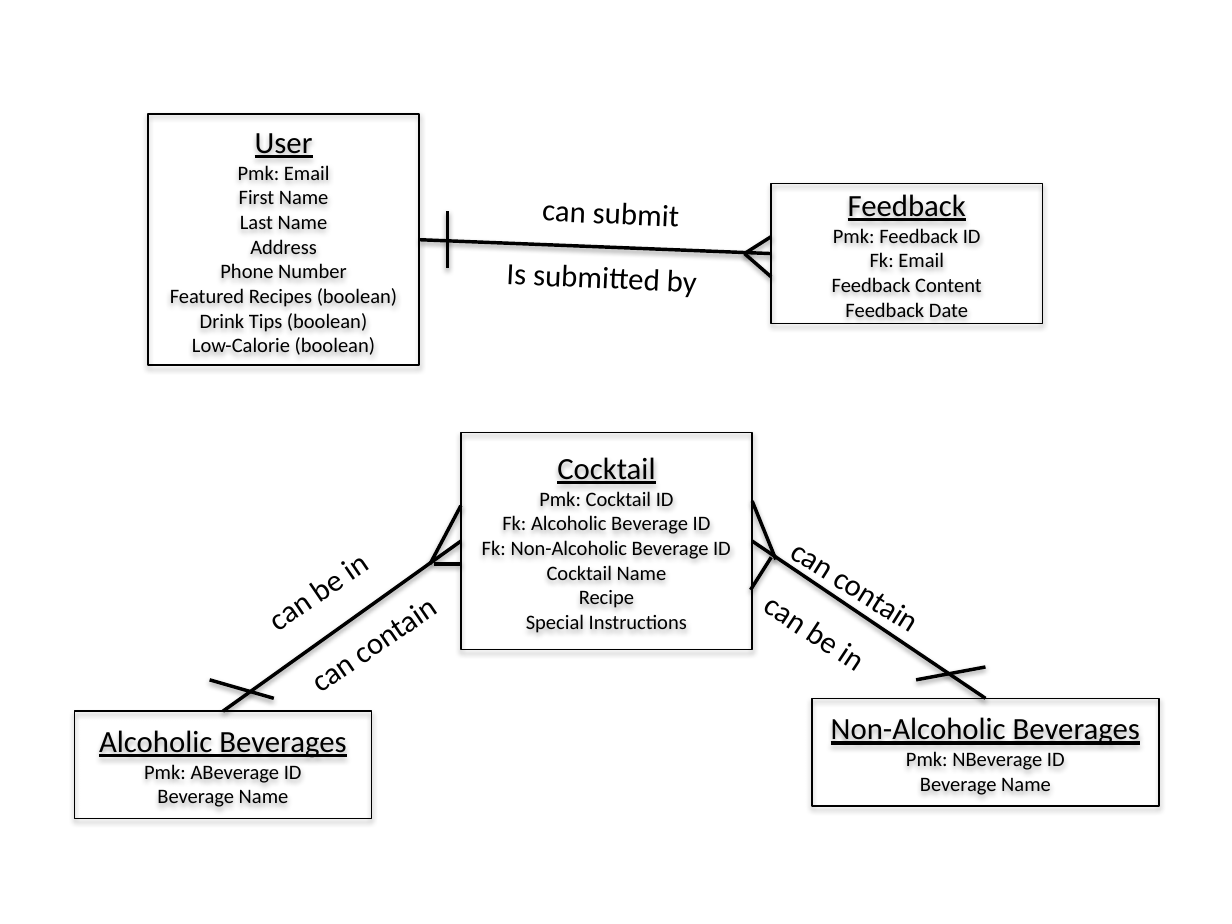
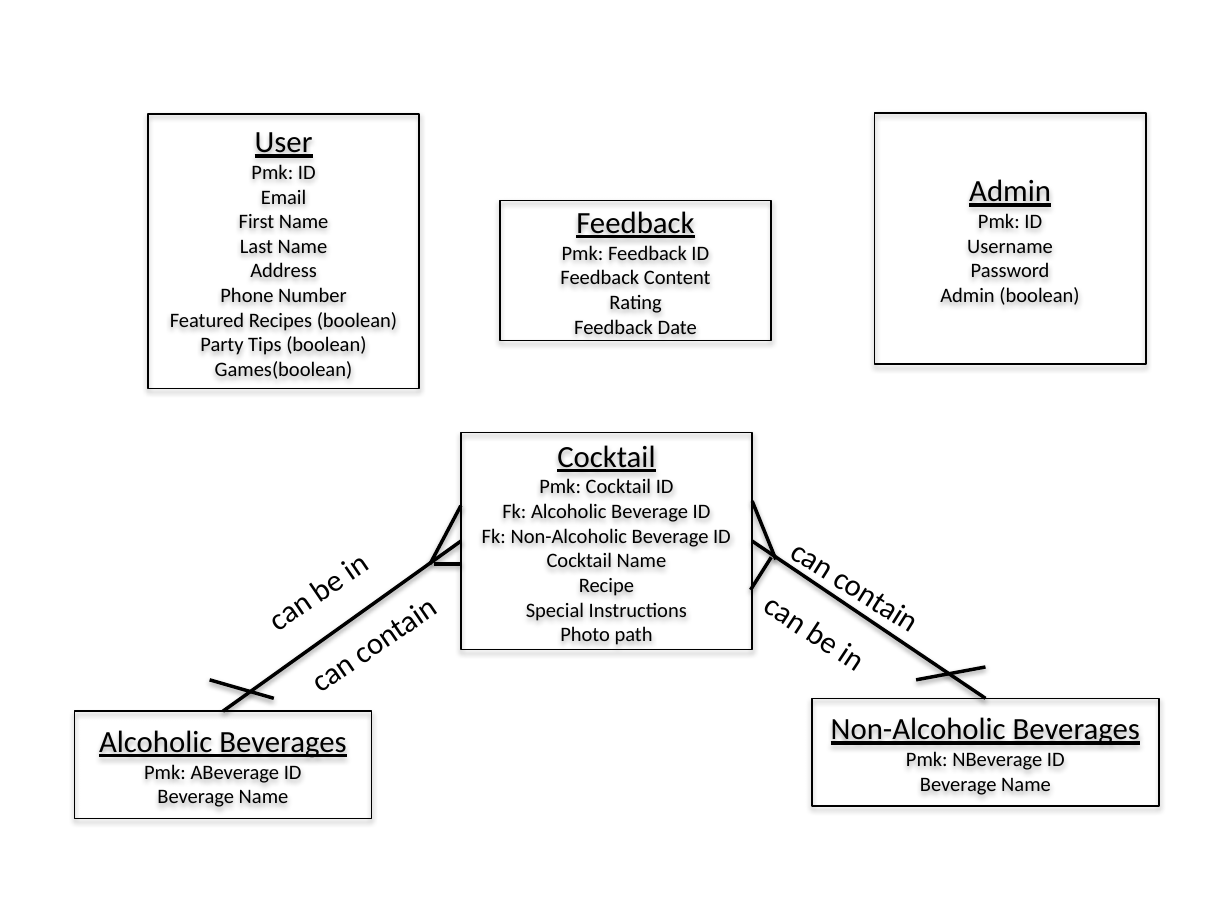
Before and after one commit to embates802/assignment10, a slide deck: slide 1 of erd.pptx. Drawn at 1232x924 pixels with LibreOffice and Linux fonts; fonts in the diff are those of the drawing. Boxes give left, top, right and bottom in pixels: in the first picture for what was removed or moved away, otherwise in the second. Text is boxed around its words. In the diff, an @@ line names an element or a change of style, - is before the commit and + after.

```diff
--- a/erd.pptx
+++ b/erd.pptx
@@ rectangle "User": place and size @@
-rectangle "User" at box(148, 115, 419, 366)
+rectangle "User" at box(148, 115, 419, 389)
@@ rectangle added at box(875, 113, 1146, 365), outline #000000 1 pt, 12 pt, text #000000 @@
+Admin
+Pmk: ID
+Username
+Password
+Admin (boolean)
@@ text in rectangle at box(251, 164, 316, 204): text changed @@
-Pmk: Email
+Pmk: ID
+Email
@@ rectangle "Feedback": place and size @@
-rectangle "Feedback" at box(771, 184, 1042, 324)
+rectangle "Feedback" at box(500, 201, 771, 341)
@@ text removed at box(542, 202, 678, 227) @@
-can submit
@@ line removed from (447, 211) to (447, 269) @@
@@ line removed from (771, 237) to (744, 254) @@
@@ line removed from (419, 240) to (771, 254) @@
@@ text removed at box(506, 264, 696, 298) @@
-Is submitted by
@@ line removed from (771, 277) to (744, 254) @@
@@ text in rectangle at box(870, 252, 944, 267): paragraph removed @@
-Fk: Email
@@ text in rectangle at box(609, 295, 662, 313): paragraph added @@
+Rating
@@ text in rectangle at box(200, 336, 366, 379): text changed @@
-Drink Tips (boolean)
-Low-Calorie (boolean)
+Party Tips (boolean)
+Games(boolean)
@@ text in rectangle at box(560, 627, 653, 645): paragraph added @@
+Photo path
```
Also in this commit, not shown: 1 slide added, 12 other files.
